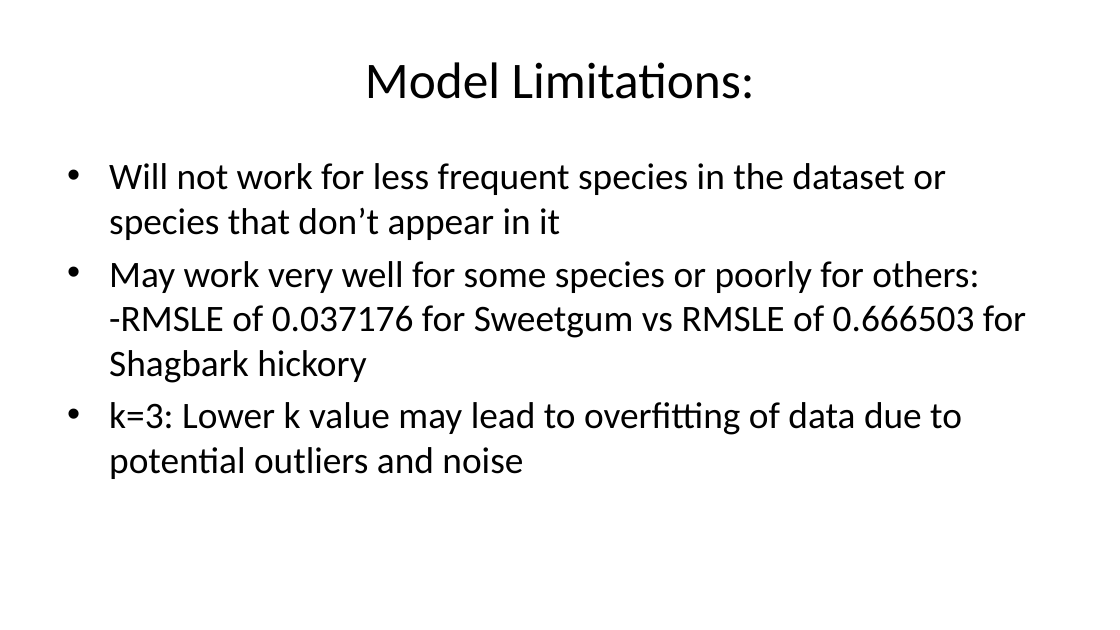
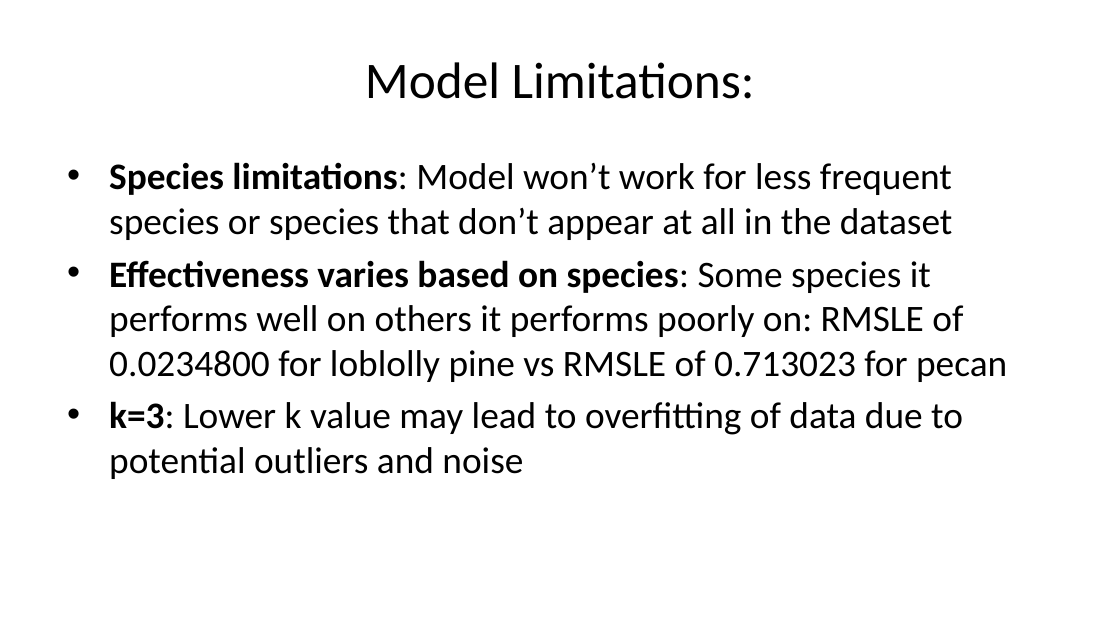
Before and after one commit to deancallahan25/Redwood-Analytics-Portfolio, a slide deck: slide 11 of Project-3/individual-models/data/presentation.pptx (slide 10 before the commit). Drawn at 1120x630 pixels with LibreOffice and Linux fonts; fonts in the diff are those of the drawing. Boxes give left, top, right and bottom in pixels: in the first picture for what was removed or moved away, otherwise in the second. Text is boxed around its words. In the diff, an @@ line names an element or a change of style, - is before the commit and + after.

```diff
--- a/Project-3/individual-models/data/presentation.pptx
+++ b/Project-3/individual-models/data/presentation.pptx
@@ text at <box>109,162,1007,382</box>: text changed @@
-• Will not work for less frequent species in the dataset or species that don’t appear in it
-• May work very well for some species or poorly for others: -RMSLE of 0.037176 for Sweetgum vs RMSLE of 0.666503 for Shagbark hickory
+• Species limitations: Model won’t work for less frequent species or species that don’t appear at all in the dataset
+• Effectiveness varies based on species: Some species it performs well on others it performs poorly on: RMSLE of 0.0234800 for loblolly pine vs RMSLE of 0.713023 for pecan
@@ text at <box>109,401,963,479</box>: bold on in "k=3:" @@
```
Also in this commit, not shown: 1 other slide changed, 2 slides added, 1 slide removed, 1 other file.
